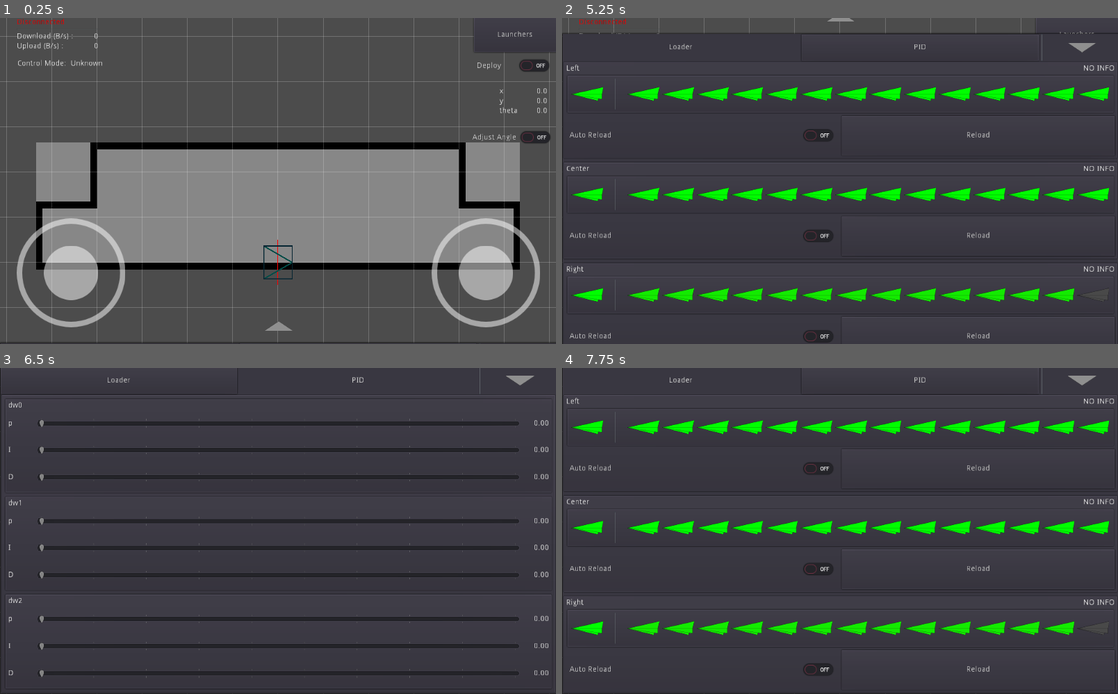
Above: before the commit, frames 1-4 (two rows, left to right).
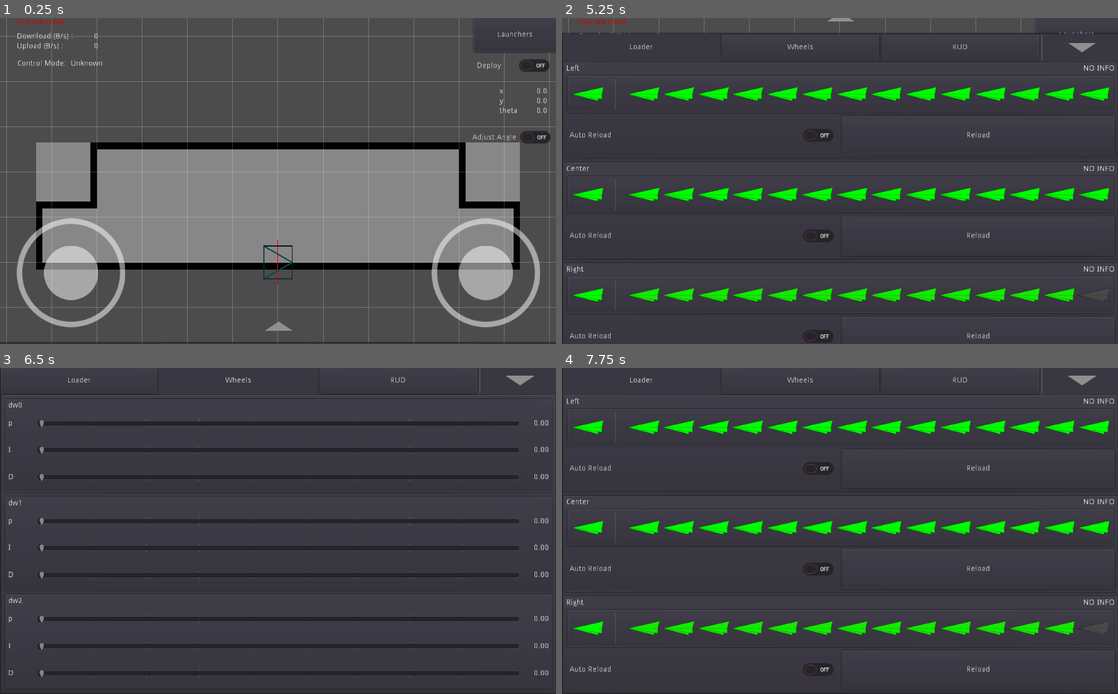
Above: after the commit, the same moments.

Repository: omuct-robotclub/nhk-2022-team-a-controller
Game: Godot game, scene res://scenes/main.tscn
Same seed, same stepped clock (60 frames per second), same inputs: the game is played once before the commit and once after it.
Inputs (mouse positions are in pixels of both pictures, inside the frame that each line leads up to):
- Up to frame 1 (0.25 s): no input
- Up to frame 2 (5.25 s): click "Launchers" at 0.5 s; click "Left" at 1.25 s; click "Center" at 2 s; click "Right" at 2.75 s; click "Deploy" at 3.5 s; click "Adjust Angle" at 4.25 s; click (840, 324) at 5 s
- Up to frame 3 (6.5 s): click "PID" (after the commit: "Wheels") at 5.75 s
- Up to frame 4 (7.75 s): click (962, 381) at 6.5 s, where only the run after the commit has a clickable "RUD"; click "Loader" at 7.25 s

The runs differ from the first frame. In frame 2, 0.1% of the frame differs, in the area x 12-73%, y 5-10%; in frame 3, 0.1%; in frame 4, 0.1%, in the area x 12-73%, y 0-5%.

Commit message:
add pid gain control for rud_controller

Diff:
--- a/scenes/control_panel.tscn
+++ b/scenes/control_panel.tscn
@@ -1,10 +1,11 @@
-[gd_scene load_steps=8 format=2]
+[gd_scene load_steps=9 format=2]
 
 [ext_resource path="res://scripts/ui/bottom_panel_controller.gd" type="Script" id=1]
 [ext_resource path="res://images/expand_button.svg" type="Texture" id=2]
 [ext_resource path="res://scenes/loader_controller_panel.tscn" type="PackedScene" id=3]
 [ext_resource path="res://scripts/ui/scroll_tab_container.gd" type="Script" id=4]
-[ext_resource path="res://scenes/pid_control_panel.tscn" type="PackedScene" id=5]
+[ext_resource path="res://scenes/wheel_control_panel.tscn" type="PackedScene" id=5]
+[ext_resource path="res://scenes/rud_control_panel.tscn" type="PackedScene" id=6]
 
 [sub_resource type="Animation" id=1]
 resource_name = "OpenAnim"
@@ -97,7 +98,7 @@
 size_flags_stretch_ratio = 2.87
 
 [node name="Button" type="Button" parent="PanelContainer/MarginContainer/TabControlPanel/HBoxContainer/Tabs"]
-margin_right = 436.0
+margin_right = 289.0
 margin_bottom = 49.0
 focus_mode = 0
 size_flags_horizontal = 3
@@ -106,13 +107,22 @@
 flat = true
 
 [node name="Button2" type="Button" parent="PanelContainer/MarginContainer/TabControlPanel/HBoxContainer/Tabs"]
-margin_left = 440.0
+margin_left = 293.0
+margin_right = 583.0
+margin_bottom = 49.0
+focus_mode = 0
+size_flags_horizontal = 3
+enabled_focus_mode = 0
+text = "Wheels"
+
+[node name="Button3" type="Button" parent="PanelContainer/MarginContainer/TabControlPanel/HBoxContainer/Tabs"]
+margin_left = 587.0
 margin_right = 877.0
 margin_bottom = 49.0
 focus_mode = 0
 size_flags_horizontal = 3
 enabled_focus_mode = 0
-text = "PID"
+text = "RUD"
 
 [node name="VSeparator" type="VSeparator" parent="PanelContainer/MarginContainer/TabControlPanel/HBoxContainer"]
 margin_left = 881.0
@@ -150,6 +160,10 @@
 margin_right = 1024.0
 margin_bottom = 551.0
 
-[node name="PidControlPanel" parent="PanelContainer/MarginContainer/TabControlPanel/ScrollTabContainer" instance=ExtResource( 5 )]
+[node name="WheelControlPanel" parent="PanelContainer/MarginContainer/TabControlPanel/ScrollTabContainer" instance=ExtResource( 5 )]
 margin_left = 1124.0
 margin_right = 1124.0
+
+[node name="RudControlPanel" parent="PanelContainer/MarginContainer/TabControlPanel/ScrollTabContainer" instance=ExtResource( 6 )]
+margin_left = 2248.0
+margin_right = 2248.0
--- /dev/null
+++ b/scenes/rud_control_panel.tscn
@@ -0,0 +1,36 @@
+[gd_scene load_steps=2 format=2]
+
+[ext_resource path="res://scenes/pid_control.tscn" type="PackedScene" id=1]
+
+[node name="RudControlPanel" type="PanelContainer"]
+anchor_right = 1.0
+anchor_bottom = 1.0
+
+[node name="VBoxContainer" type="VBoxContainer" parent="."]
+margin_left = 7.0
+margin_top = 7.0
+margin_right = 1017.0
+margin_bottom = 593.0
+
+[node name="x" parent="VBoxContainer" instance=ExtResource( 1 )]
+margin_right = 1010.0
+margin_bottom = 192.0
+size_flags_vertical = 3
+pid_name = "x"
+kp_max = 4.0
+
+[node name="y" parent="VBoxContainer" instance=ExtResource( 1 )]
+margin_top = 196.0
+margin_right = 1010.0
+margin_bottom = 389.0
+size_flags_vertical = 3
+pid_name = "y"
+kp_max = 4.0
+
+[node name="yaw" parent="VBoxContainer" instance=ExtResource( 1 )]
+margin_top = 393.0
+margin_right = 1010.0
+margin_bottom = 586.0
+size_flags_vertical = 3
+pid_name = "yaw"
+kp_max = 4.0
--- a/scenes/pid_control_panel.tscn
+++ b/scenes/wheel_control_panel.tscn
@@ -2,7 +2,7 @@
 
 [ext_resource path="res://scenes/pid_control.tscn" type="PackedScene" id=1]
 
-[node name="PidControlPanel" type="PanelContainer"]
+[node name="WheelControlPanel" type="PanelContainer"]
 anchor_right = 1.0
 anchor_bottom = 1.0
 
@@ -12,22 +12,31 @@
 margin_right = 1017.0
 margin_bottom = 593.0
 
-[node name="PidControl" parent="VBoxContainer" instance=ExtResource( 1 )]
+[node name="dw0" parent="VBoxContainer" instance=ExtResource( 1 )]
 margin_right = 1010.0
 margin_bottom = 192.0
 size_flags_vertical = 3
 pid_name = "dw0"
+kp_max = 10.0
+ki_max = 20.0
+kd_max = 10.0
 
-[node name="PidControl2" parent="VBoxContainer" instance=ExtResource( 1 )]
+[node name="dw1" parent="VBoxContainer" instance=ExtResource( 1 )]
 margin_top = 196.0
 margin_right = 1010.0
 margin_bottom = 389.0
 size_flags_vertical = 3
 pid_name = "dw1"
+kp_max = 10.0
+ki_max = 20.0
+kd_max = 10.0
 
-[node name="PidControl3" parent="VBoxContainer" instance=ExtResource( 1 )]
+[node name="dw2" parent="VBoxContainer" instance=ExtResource( 1 )]
 margin_top = 393.0
 margin_right = 1010.0
 margin_bottom = 586.0
 size_flags_vertical = 3
 pid_name = "dw2"
+kp_max = 10.0
+ki_max = 20.0
+kd_max = 10.0
--- a/scripts/pid_control.gd
+++ b/scripts/pid_control.gd
@@ -2,6 +2,10 @@
 
 const GainControl = preload("res://scripts/gain_control.gd")
 export var pid_name := ""
+
+export var kp_max := 1.0
+export var ki_max := 1.0
+export var kd_max := 1.0
 
 onready var _label := $"%Label"
 onready var _p := $"%PGain"
@@ -18,6 +22,11 @@
     err = err || _pid.kd.connect("value_updated", self, "_on_pid_gain_updated", [_d])
 
     err = err || _p.connect("gain_updated", self, "_on_slider_gain_updated", [_pid.kp])
+
+    _p.max_value = kp_max
+    _i.max_value = ki_max
+    _d.max_value = kd_max
+
     assert(err == OK)
 
 func _on_pid_gain_updated(new_value: float, g: GainControl) -> void:
--- a/scripts/robot.gd
+++ b/scripts/robot.gd
@@ -33,6 +33,7 @@
 var _param_event_handler := rosbridge.create_parameter_event_handler("/nhka_hardware_node", funcref(self, "_on_param_changed"))
 var _drive_wheels: Array
 var _pids: Dictionary
+var _rud: RudController
 
 class Launcher extends Reference:
     var _robot: Robot
@@ -128,11 +129,23 @@
     func get_pid() -> PidController: return pid
 
 
+class RudController extends Reference:
+    var pid_x: PidController
+    var pid_y: PidController
+    var pid_yaw: PidController
+
+    func _init(robo: Robot) -> void:
+        pid_x = PidController.new(robot, "/rud_controller_node", "pid_x")
+        pid_y = PidController.new(robot, "/rud_controller_node", "pid_y")
+        pid_yaw = PidController.new(robot, "/rud_controller_node", "pid_angular")
+
+
 func _init() -> void:
     _launchers =  [Launcher.new(self, 0), Launcher.new(self, 1), Launcher.new(self, 2)]
     _loaders = [Loader.new(self, 0), Loader.new(self, 1), Loader.new(self, 2)]
     _drive_wheels = [DriveWheel.new(self, "dw0"), DriveWheel.new(self, "dw1"), DriveWheel.new(self, "dw2")]
-    _pids = {"dw0":_drive_wheels[0].pid, "dw1":_drive_wheels[1].pid, "dw2":_drive_wheels[2].pid,}
+    _rud = RudController.new(self)
+    _pids = {"dw0":_drive_wheels[0].pid, "dw1":_drive_wheels[1].pid, "dw2":_drive_wheels[2].pid, "x": _rud.pid_x, "y": _rud.pid_y, "yaw": _rud.pid_yaw,}
 
 func _ready() -> void:
     var err := _enable_control.connect("value_updated", self, "_on_enable_control_updated")
